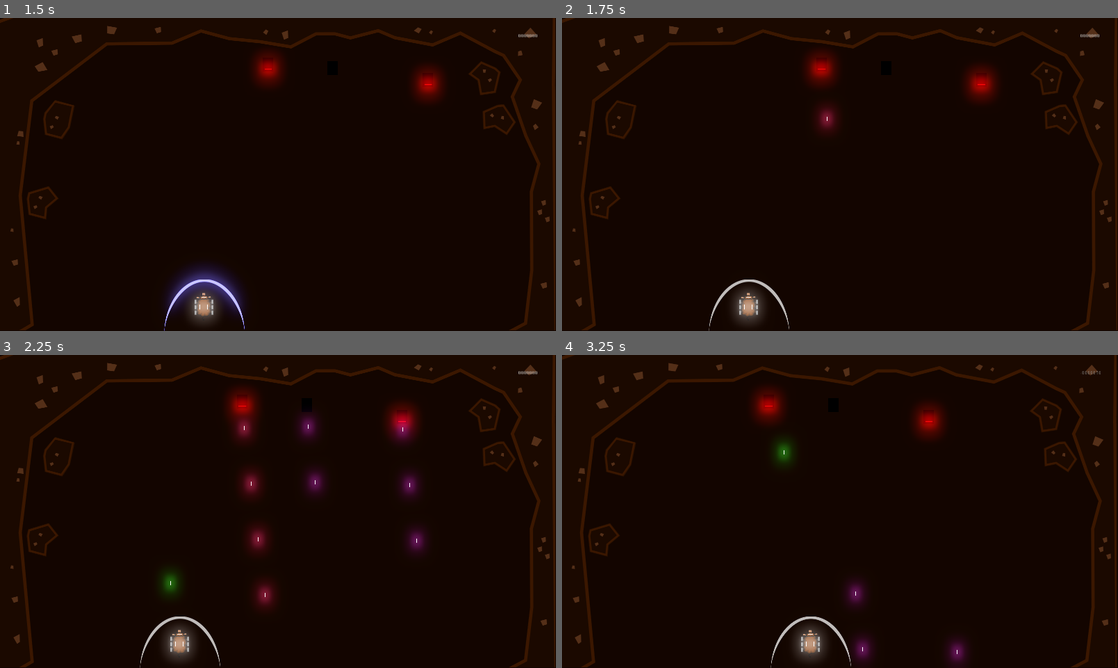
Above: before the commit, frames 1-4 (two rows, left to right).
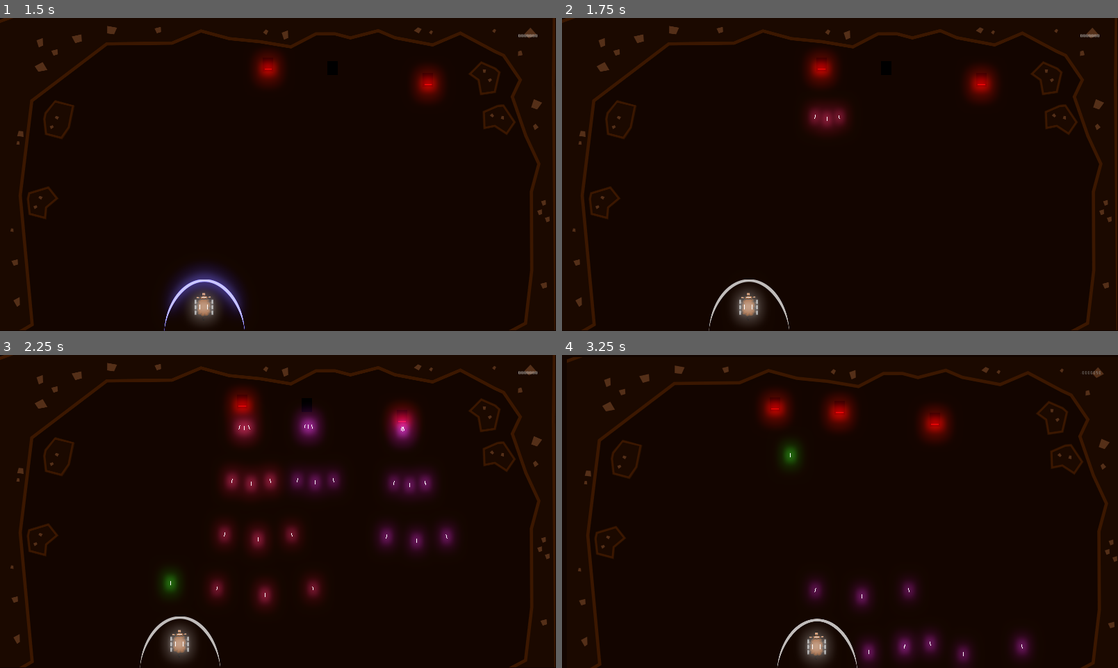
Above: after the commit, the same moments.

Repository: GameDrivenDesign/punk-wolf
Game: Godot game, scene res://game.tscn
Same seed, same stepped clock (60 frames per second), same inputs: the game is played once before the commit and once after it.
Inputs:
- Up to frame 1 (1.5 s): hold Right (ui_right) 0.53-1.28 s; hold R (shield_blue) 0.53-1.28 s; hold Left (ui_left) from 1.28 s (still down); tap E (shield_red) at 1.35 s
- Up to frame 2 (1.75 s): keep holding Left (ui_left)
- Up to frame 3 (2.25 s): release Left (ui_left) at 2.03 s; hold Right (ui_right) from 2.03 s (still down); tap Q (shoot_0) at 2.1 s
- Up to frame 4 (3.25 s): keep holding Right (ui_right); tap W (shoot_1) at 2.85 s

Frame 1 is identical in both runs. In frame 2, 0.3% of the frame differs, in the area x 43-52%, y 28-35%; in frame 3, 2.9%; in frame 4, 8.4%, in the area x 0-100%, y 0-100%.

Commit message:
we now have 3 stages

Diff:
--- a/game.gd
+++ b/game.gd
@@ -5,6 +5,7 @@
 var score: int = 0
 
 func _ready():
+	stage_count = 0
 	next_stage()
 	$Sheep.connect("hit", self, "sheep_hit")
 
@@ -36,7 +37,16 @@
 	stage_count += 1
 	if stage_count == 1:
 		for _i in range(3):
-			spawn_enemy("res://wolf.tscn")
+			var e = spawn_enemy("res://wolf.tscn")
+			e.shoot_spread_angle = 15
 	if stage_count == 2:
-		for _i in range(56):
-			spawn_enemy("res://wolf.tscn")
+		for _i in range(6):
+			var e = spawn_enemy("res://wolf.tscn")
+			e.shoot_long_interval = 0.9
+			e.shoot_spawn_interval = 0.1
+	if stage_count == 3:
+		for _i in range(4):
+			var e = spawn_enemy("res://wolf.tscn")
+			e.shoot_spread_angle = 5
+			e.shoot_long_interval = 0.9
+			e.shoot_spawn_interval = 0.1
--- a/projectiles/Projectile.gd
+++ b/projectiles/Projectile.gd
@@ -1,5 +1,4 @@
 extends Area2D
-const DIRECTION = Vector2.DOWN
 
 var speed = 800
 var damage = 10
--- a/wolf.gd
+++ b/wolf.gd
@@ -9,11 +9,12 @@
 var direction: Vector2
 var hitpoints = 35
 
-const SHORT_TIME = 1#s
-const LONG_TIME = 3 #s
-const SPAWNINTERVAL = 0.2 #s
+var shoot_spread_angle = 0
+var shoot_short_interval = 1 #s
+var shoot_long_interval = 3 #s
+var shoot_spawn_interval = 0.2 #s
 var current_spawn: float = 0
-var color_index: int = randi()%5
+var color_index: int = randi() % 5
 var short_time: float = 0
 
 func _ready():
@@ -34,16 +35,24 @@
 
 	current_spawn += delta
 	short_time += delta
-	if current_spawn >= LONG_TIME:
+	if current_spawn >= shoot_long_interval:
 		current_spawn = 0
 		short_time = 0
-	if current_spawn <= SHORT_TIME:
-		if short_time >= SPAWNINTERVAL:
+	if current_spawn <= shoot_short_interval:
+		if short_time >= shoot_spawn_interval:
 			short_time = 0
-			var projectile = preload("res://projectiles/Projectile.tscn").instance()
-			projectile.position = $ProjectileSpawn.global_position
-			projectile.set_color(color_index)
-			get_parent().add_child(projectile)
+
+			spawn_projectile()
+			if shoot_spread_angle > 0:
+				spawn_projectile().rotation_degrees = shoot_spread_angle
+				spawn_projectile().rotation_degrees = -shoot_spread_angle
+
+func spawn_projectile():
+	var projectile = preload("res://projectiles/Projectile.tscn").instance()
+	projectile.position = $ProjectileSpawn.global_position
+	projectile.set_color(color_index)
+	get_parent().add_child(projectile)
+	return projectile
 
 func take_damage(damage, point):
 	hitpoints -= damage
